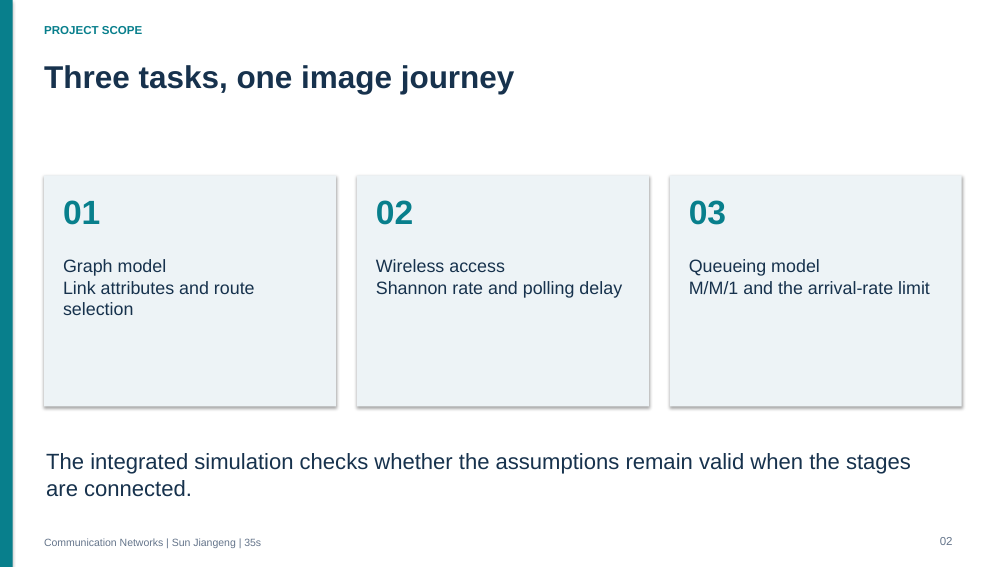
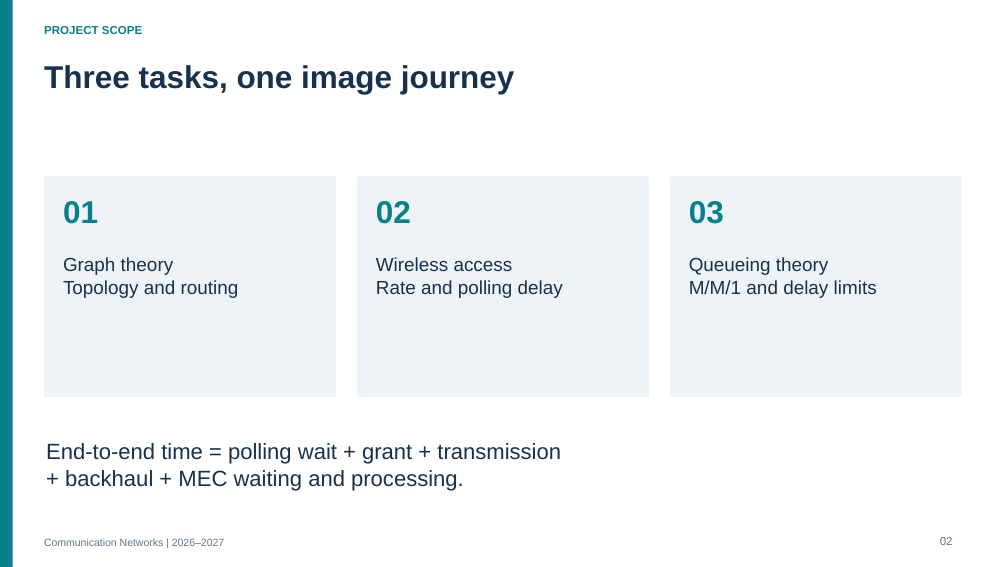
Before and after one commit to thelu260325/-, a slide deck: slide 2 of deliverables/communication_networks_2026_project/project/slides/Communication_Networks_Presentation.pptx. Drawn at 1008x567 pixels with LibreOffice and Linux fonts; fonts in the diff are those of the drawing. Boxes give left, top, right and bottom in pixels: in the first picture for what was removed or moved away, otherwise in the second. Text is boxed around its words. In the diff, an @@ line names an element or a change of style, - is before the commit and + after.

Commit message:
Review communication networks presentation and speaking script

```diff
--- a/deliverables/communication_networks_2026_project/project/slides/Communication_Networks_Presentation.pptx
+++ b/deliverables/communication_networks_2026_project/project/slides/Communication_Networks_Presentation.pptx
@@ rectangle removed at bbox=[0, 0, 1008, 567] @@
@@ rectangle: place and size @@
-rectangle at bbox=[44, 175, 336, 407]
+rectangle at bbox=[44, 176, 336, 397]
@@ rectangle: place and size @@
-rectangle at bbox=[357, 175, 649, 407]
+rectangle at bbox=[357, 176, 649, 397]
@@ shadow off in 4 elements at bbox=[0, 0, 13, 567], bbox=[44, 176, 336, 397], bbox=[357, 176, 649, 397], bbox=[670, 176, 962, 397] @@
@@ rectangle: place and size @@
-rectangle at bbox=[670, 175, 962, 407]
+rectangle at bbox=[670, 176, 962, 397]
@@ size 32 to 30 pt; line spacing 39pt to 36.6pt in 3 elements at bbox=[63, 201, 98, 224], bbox=[376, 201, 411, 224], bbox=[689, 201, 724, 224] @@
@@ text at bbox=[63, 257, 239, 298]: text changed; size 17 to 18 pt @@
-Graph model
-Link attributes and route
-selection
+Graph theory
+Topology and routing
@@ text at bbox=[376, 257, 513, 271]: size 17 to 18 pt in "Wireless access"; line spacing 20.7pt to 22pt @@
@@ text at bbox=[689, 257, 877, 298]: text changed; size 17 to 18 pt @@
-Queueing model
-M/M/1 and the arrival-rate limit
+Queueing theory
+M/M/1 and delay limits
@@ text at bbox=[376, 280, 563, 298]: text changed; size 17 to 18 pt @@
-Shannon rate and polling delay
+Rate and polling delay
@@ text at bbox=[46, 443, 561, 491]: text changed @@
-The integrated simulation checks whether the assumptions remain valid when the stages
-are connected.
+End-to-end time = polling wait + grant + transmission
++ backhaul + MEC waiting and processing.
@@ text at bbox=[44, 538, 224, 546]: text changed @@
-Communication Networks | Sun Jiangeng | 35s
+Communication Networks | 2026–2027
```
Also in this commit, not shown: 7 other slides changed, 7 slides added, 6 slides removed, 26 other files.
